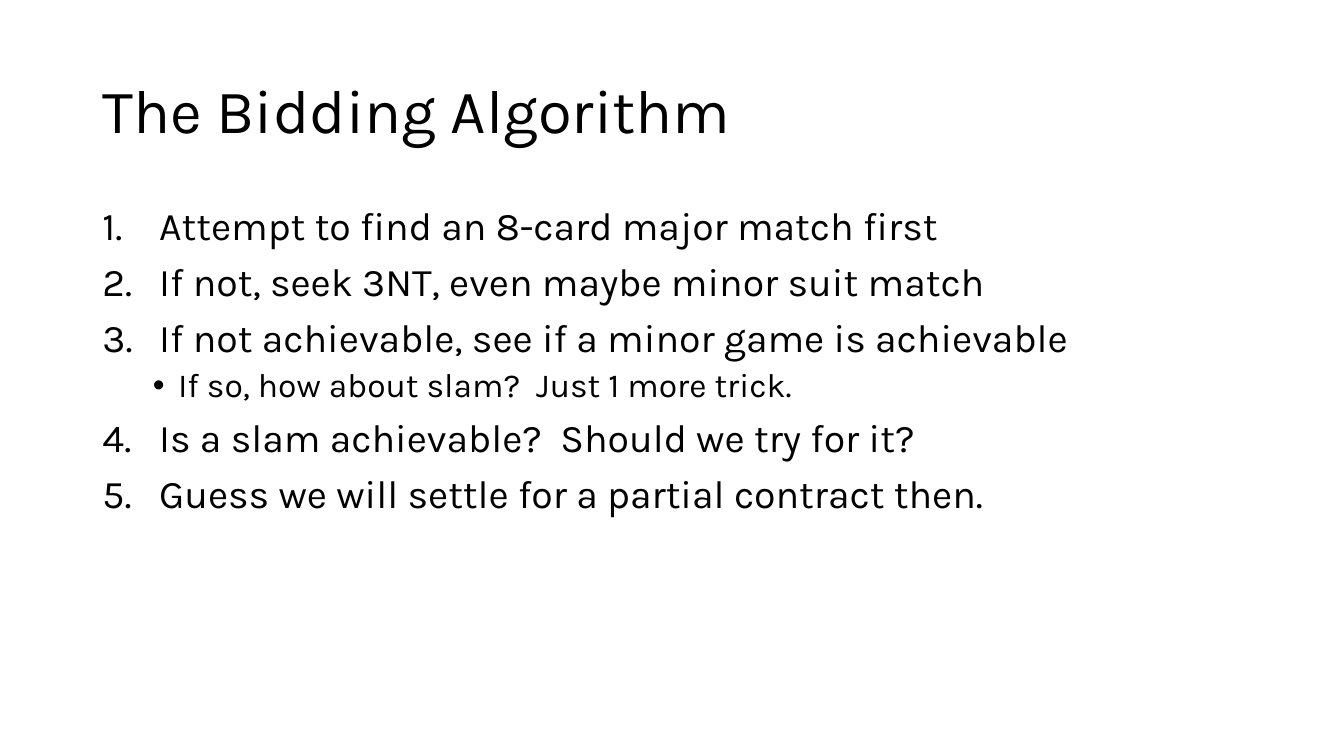
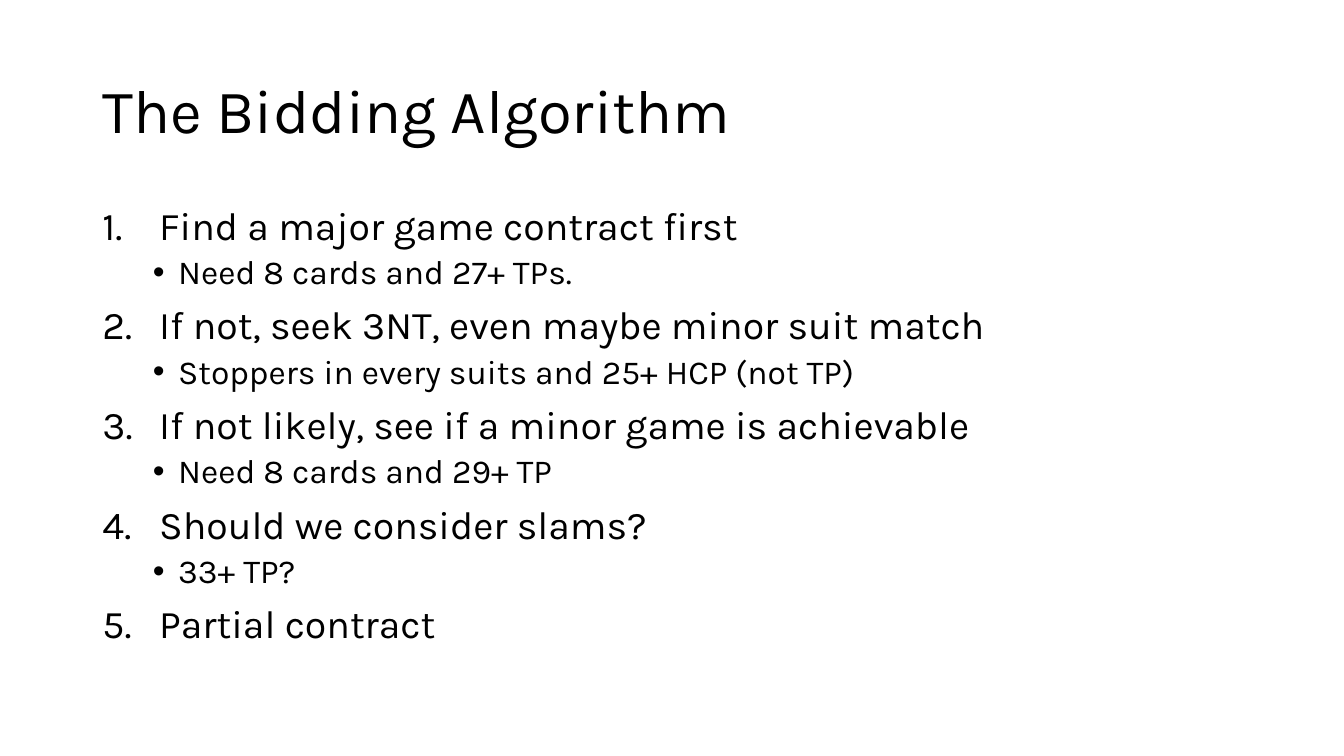
Before and after one commit to sywhub/bridge101, a slide deck: slide 6 of class.pptx (slide 17 before the commit). Drawn at 1344x756 pixels with LibreOffice and Linux fonts; fonts in the diff are those of the drawing; background and template pictures are left out. Boxes give left, top, right and bottom in pixels: in the first picture for what was removed or moved away, otherwise in the second. Text is boxed around its words. In the diff, an @@ line names an element or a change of style, - is before the commit and + after.

```diff
--- a/class.pptx
+++ b/class.pptx
@@ text at [159, 213, 737, 285]: text changed @@
-1. Attempt to find an 8-card major match first
+1. Find a major game contract first
+  • Need 8 cards and 27+ TPs.
@@ text at [159, 359, 970, 639]: text changed @@
-3. If not achievable, see if a minor game is achievable
-  • If so, how about slam? Just 1 more trick.
-4. Is a slam achievable? Should we try for it?
-5. Guess we will settle for a partial contract then.
+  • Stoppers in every suits and 25+ HCP (not TP)
+3. If not likely, see if a minor game is achievable
+  • Need 8 cards and 29+ TP
+4. Should we consider slams?
+  • 33+ TP?
+5. Partial contract
```
Also in this commit, not shown: 11 other slides changed, 3 slides added, 3 slides removed, 3 other files.
